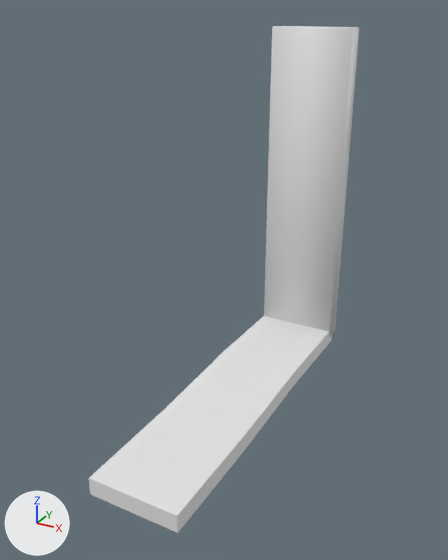
The FBX model Assets/Stylized_Egypt/Meshes/building/SM_building_border_04.fbx as it was, and as the next commit left it.
Rendered twice from a camera (50 mm lens) standing at (2.88, -7.47, 4.21) and looking at (-0.04, -2.15, 1.55). Every picture has the same lights, and +X, +Y and +Z are marked at lower left. Where no turn or scale is listed for an object, it has been applied to the vertices.

In view in the first picture: 'SM_building_border_04', 'SM_building_border_04_ConvexHulls'.
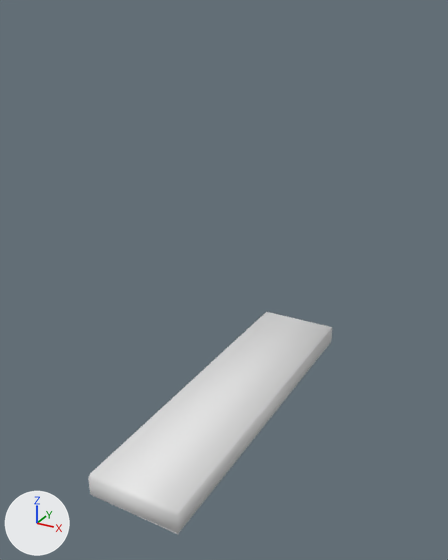
Where the change shows, as pixel boxes [x1, y1, x2, y2] in the pictures (448 x 560 px):
'SM_building_border_04_ConvexHulls', moved, rescaled (154% wider, 29% shorter)
    before: [264, 26, 359, 338]
    after: [89, 312, 332, 533]
'SM_building_border_04', unchanged, covered by the edit
    before: [89, 316, 332, 533]

The change, as a diff of the scene's bpy script:
```diff
--- a/Assets/Stylized_Egypt/Meshes/building/SM_building_border_04.fbx.py
+++ b/Assets/Stylized_Egypt/Meshes/building/SM_building_border_04.fbx.py
@@ ob_sm_building_border_04_convexhulls @@
 ob_sm_building_border_04_convexhulls = bpy.data.objects.new('SM_building_border_04_ConvexHulls', me_sm_building_border_04_convexhulls)
+ob_sm_building_border_04_convexhulls.parent = ob_sm_building_border_569
 ob_sm_building_border_04_convexhulls.location = (0.0, 0.0, 0.0)
-ob_sm_building_border_04_convexhulls.scale = (0.01, 0.01, 0.01)
@@ ob_sm_building_border_569 @@
+ob_sm_building_border_569 = bpy.data.objects.new('SM_building_border_569', None)
+ob_sm_building_border_569.location = (0.0, 0.0, 0.0)
+ob_sm_building_border_569.rotation_euler = (1.571, 0.0, 0.0)  # degrees (90, 0, 0)
+ob_sm_building_border_569.scale = (0.01, 0.01, 0.01)
```
